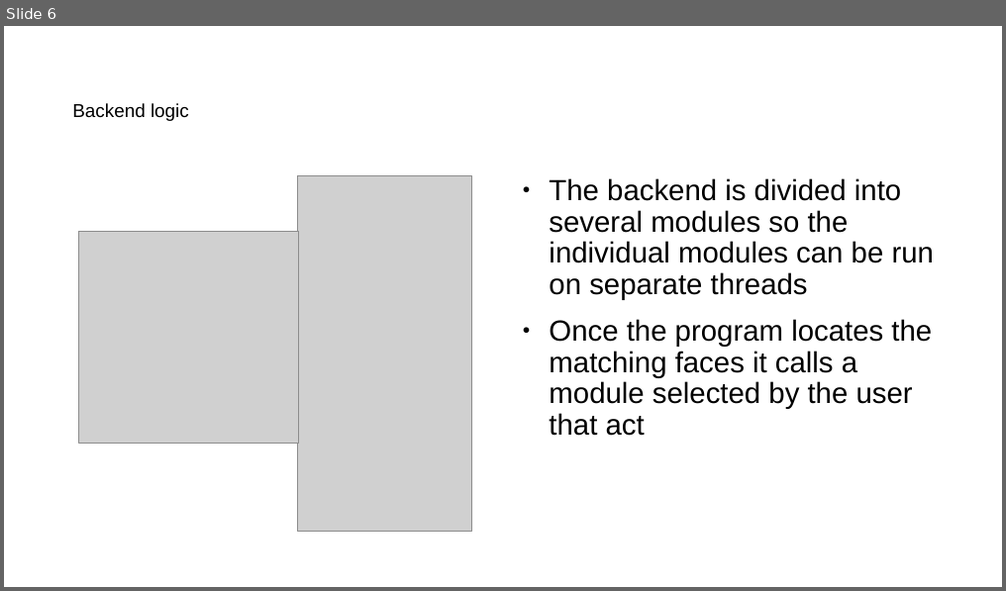
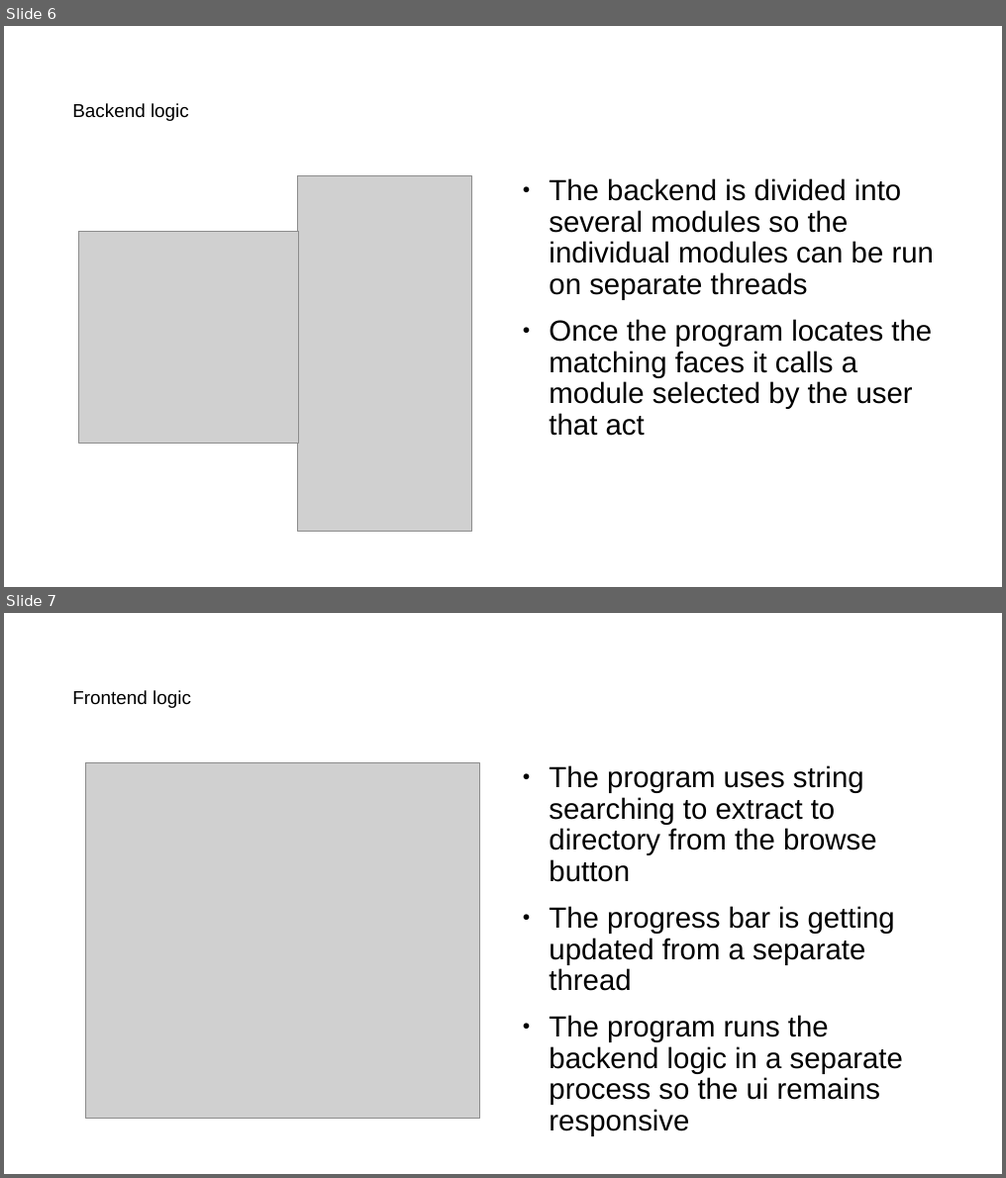
Before and after one commit to NoahHallows/software_mp, a slide deck: Documentation/software presentation.odp. Shown one above the other, each under a label of ours: slide 6 before the commit, slides 6 and 7 after it. The pictures are 1006x591 and 1006x1178 pixels, drawn with LibreOffice and Linux fonts; fonts in the diff are those of the drawing; grey boxes stand for pictures. Boxes give left, top, right and bottom in pixels: in the first picture for what was removed or moved away, otherwise in the second. Text is boxed around its words. In the diff, an @@ line names an element or a change of style, - is before the commit and + after.

```diff
--- a/Documentation/software presentation.odp
+++ b/Documentation/software presentation.odp
@@ slide 7 added at <box>4,613,1002,1174</box>, background #FFFFFF @@
@@ title added at <box>72,690,191,708</box>, 18 pt, text #000000 @@
+Frontend logic
@@ picture added at <box>85,762,479,1119</box> @@
@@ text added at <box>548,765,903,1137</box>, 28 pt, text #000000 @@
+● The program uses string searching to extract to directory from the browse button
+● The progress bar is getting updated from a separate thread
+● The program runs the backend logic in a separate process so the ui remains responsive
```
Also in this commit, not shown: 1 slide removed, 18 other files.
